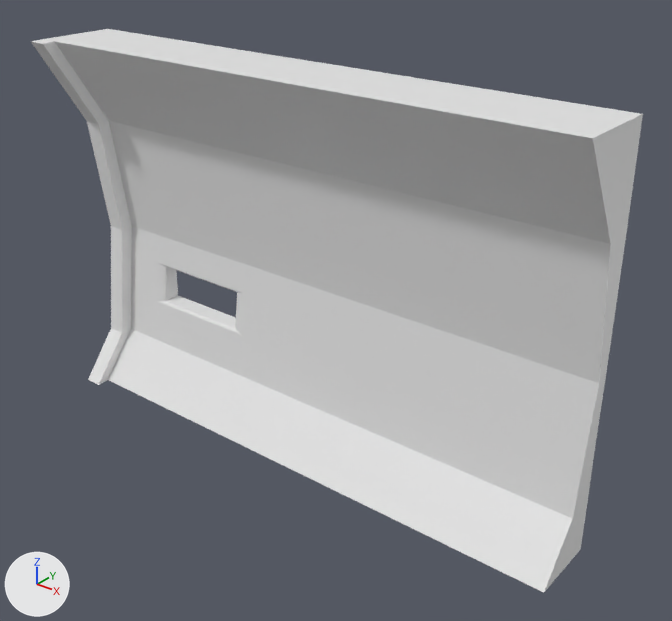
Two versions of the FBX model Assets/Ressources/FBX/Walls/Walls.fbx, one commit apart.
One viewpoint serves both versions: a camera (50 mm lens) standing at (17.0, -12.13, 11.29) and looking at (6.93, 0.46, 3.49). Lighting does not change. The marker at lower left points along +X, +Y and +Z. Where no turn or scale is listed for an object, it has been applied to the vertices.
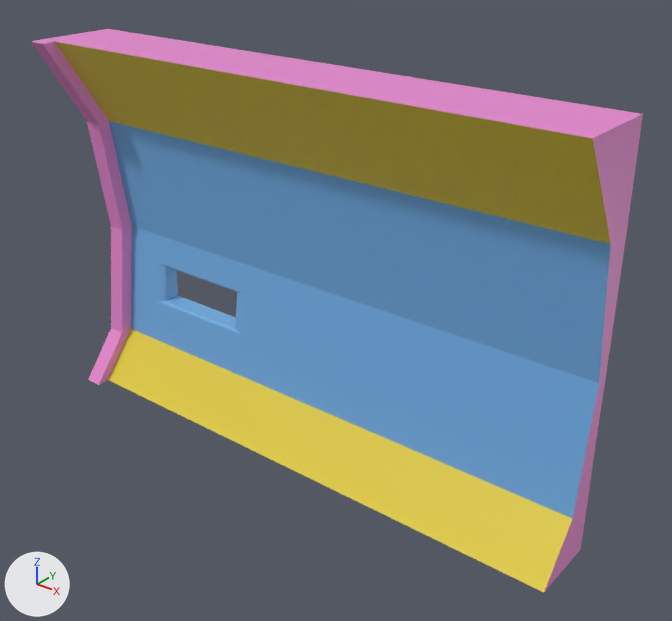
What the commit changed:
Material 'Walls' (mat_walls) changes colour from white #e7e7e7 to blue #73b0e7; in linear values from (0.8, 0.8, 0.8) to (0.172, 0.433, 0.8).
Material 'Cable' (mat_cable) changes colour from white #e7e7e7 to yellow #e7d03e; in linear values from (0.8, 0.8, 0.8) to (0.8, 0.628, 0.0485).
Material 'Bord' (mat_bord) is new.
Its base color is (0.8, 0.243, 0.625) (pink #e787cf).
me_cylinder_002 has 140 vertices, 140 faces and spans x 0.12..12.12, y -0.89..1.11, z -0.02..7.98.
me_cylinder_002 is used by ob_cylinder; location (0.0, 0.0, 0.0).
me_cylinder_002 part 1: 49 of the faces centred in x 0.12..2.79, y -0.75..1.11, z -0.02..7.98 switch from mat_walls (white #e7e7e7) to mat_bord (pink #e787cf).
me_cylinder_002 part 2: 16 of the faces centred in x 5.98..8.61, y 0.23..1.11, z -0.01..7.98 switch from mat_walls (white #e7e7e7) to mat_bord (pink #e787cf).
me_cylinder_002 part 3: 14 of the faces centred in x 10.64..12.12, y 0.23..1.11, z -0.01..7.98 switch from mat_walls (white #e7e7e7) to mat_bord (pink #e787cf).
me_cylinder_002 part 4: all 4 faces centred in x 8.61..8.76, y 0.58..0.8, z 1.53..4.86 switch from mat_cable (white #e7e7e7) to mat_walls (blue #73b0e7).

What differs and where, as boxes (x1, y1, x2, y2) in the pictures (672 x 621 px):
'Cylinder', recoloured
    both: (31, 29, 643, 593)
part 1 of me_cylinder_002, recoloured (white to pink)
    both: (31, 29, 232, 385)
part 2 of me_cylinder_002, recoloured (white to pink)
    both: (171, 49, 466, 105)
part 3 of me_cylinder_002, recoloured (white to pink)
    both: (410, 86, 643, 592)
part 4 of me_cylinder_002, recoloured (white to blue)
    both: (383, 190, 447, 457)
